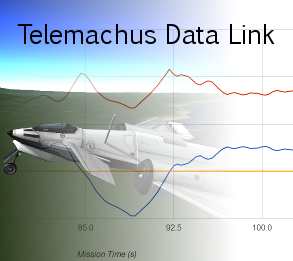
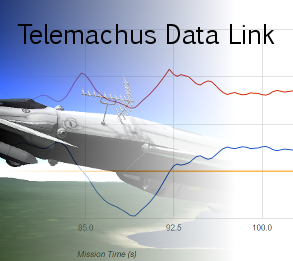
Layers edited between the first and the second 293px x 261px image:
painted on "Background" over [left=0, top=0, right=234, bottom=261]
